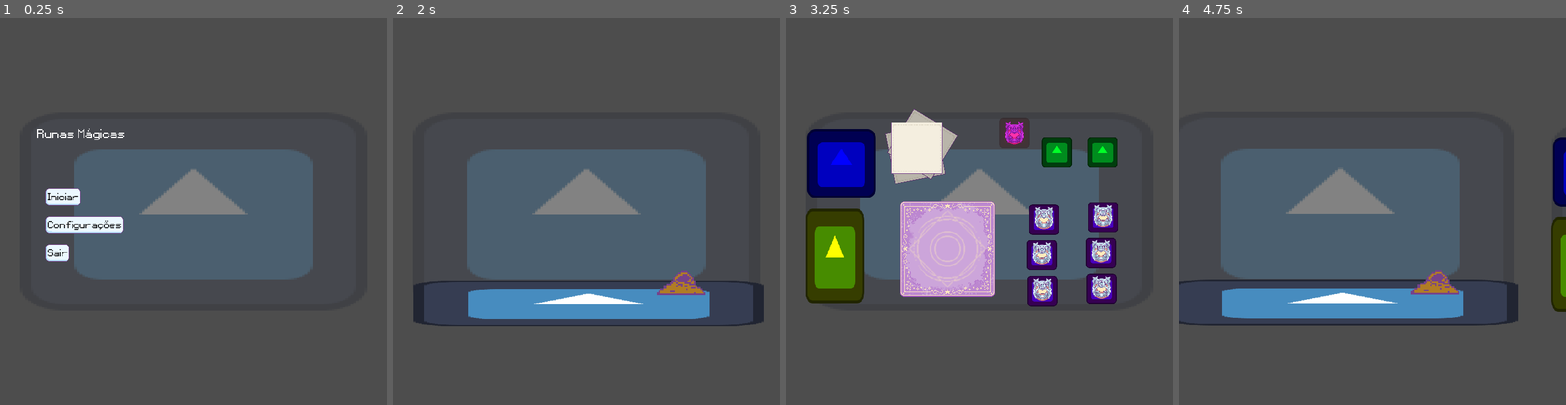
Above: before the commit, frames 1-4 (left to right).
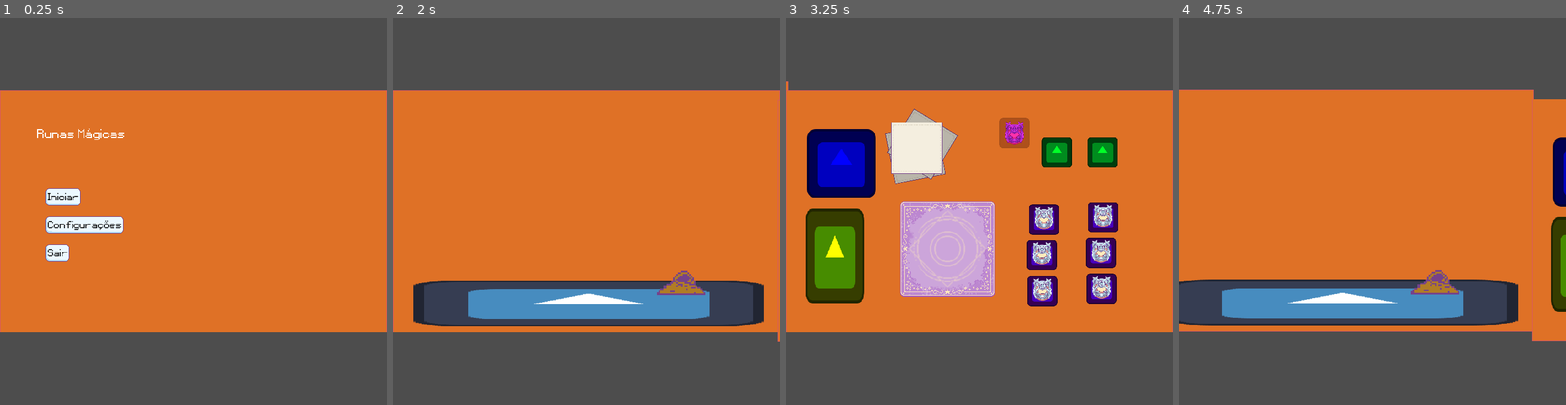
Above: after the commit, the same moments.

Repository: luankaike-code/felpo-jam-2026
Game: Godot game, scene res://scenes/screens/root_game.tscn
Same seed, same stepped clock (60 frames per second), same inputs: the game is played once before the commit and once after it. The engine's default icon, where the game draws it, is replaced by a stand-in: a white triangle on a blue panel in a dark square.
Inputs (mouse positions are in pixels of both pictures, inside the frame that each line leads up to):
- Up to frame 1 (0.25 s): no input
- Up to frame 2 (2 s): tap Enter (ui_accept) at 0.5, 0.77 s; move the mouse to (671, 192) at 0.52 s; click (671, 192) at 0.67 s; click (454, 196) at 1.27 s
- Up to frame 3 (3.25 s): drag from (902, 230) to (960, 288) at 2.02 s; tap Enter (ui_accept) at 2.75 s; move the mouse to (1018, 126) at 2.77 s; click (1018, 126) at 2.92 s
- Up to frame 4 (4.75 s): tap Enter (ui_accept) at 3.5, 4.25, 4.52 s; drag from (1229, 257) to (1449, 153) at 3.52 s; move the mouse to (1488, 269) at 4.27 s; click (1488, 269) at 4.42 s

The runs differ from the first frame. In frame 1, 61% of the frame differs, in the area x 0-100%, y 18-82%; in frame 2, 52%; in frame 3, 42%; in frame 4, 51%.

Commit message:
Fix configure screen layout

Diff:
--- a/felpojam-2026-game-code/scenes/HUD/config_field.tscn
+++ b/felpojam-2026-game-code/scenes/HUD/config_field.tscn
@@ -14,4 +14,5 @@
 [node name="Label" type="Label" parent="." unique_id=806196624]
 custom_minimum_size = Vector2(200, 0)
 layout_mode = 2
+size_flags_horizontal = 0
 label_settings = ExtResource("2_ja441")
--- a/felpojam-2026-game-code/scenes/HUD/sections/config/section_control_config.tscn
+++ b/felpojam-2026-game-code/scenes/HUD/sections/config/section_control_config.tscn
@@ -20,5 +20,6 @@
 layout_mode = 2
 label_text = "Modo de arrastes"
 
-[node name="SpriteDropMenu" parent="MarginContainer/VBoxContainer/HBoxContainer" index="2" unique_id=543618024 instance=ExtResource("4_7j1mm")]
+[node name="SpriteDropMenu" parent="MarginContainer/VBoxContainer/HBoxContainer" index="1" unique_id=543618024 instance=ExtResource("4_7j1mm")]
 layout_mode = 2
+size_flags_horizontal = 10
--- a/felpojam-2026-game-code/scenes/HUD/sections/config/section_screen_config.tscn
+++ b/felpojam-2026-game-code/scenes/HUD/sections/config/section_screen_config.tscn
@@ -16,43 +16,44 @@
 layout_mode = 2
 label_text = "Resolução da Janela"
 
-[node name="SpriteDropMenu" parent="MarginContainer/VBoxContainer/ScreenResolution" index="2" unique_id=543618024 instance=ExtResource("4_dkiqj")]
+[node name="SpriteDropMenu" parent="MarginContainer/VBoxContainer/ScreenResolution" index="1" unique_id=543618024 instance=ExtResource("4_dkiqj")]
 layout_mode = 2
+size_flags_horizontal = 10
 
 [node name="SreenMode" parent="MarginContainer/VBoxContainer" parent_id_path=PackedInt32Array(1628588) index="2" unique_id=290738729 instance=ExtResource("2_v6j37")]
 layout_mode = 2
-alignment = 1
 label_text = "Modo da Janela"
 
-[node name="SpriteDropMenu" parent="MarginContainer/VBoxContainer/SreenMode" index="2" unique_id=2102347847 instance=ExtResource("4_dkiqj")]
+[node name="SpriteDropMenu" parent="MarginContainer/VBoxContainer/SreenMode" index="1" unique_id=2102347847 instance=ExtResource("4_dkiqj")]
 layout_mode = 2
+size_flags_horizontal = 10
 
 [node name="HSeparator" type="HSeparator" parent="MarginContainer/VBoxContainer" parent_id_path=PackedInt32Array(1628588) index="3" unique_id=626641263]
 layout_mode = 2
 
 [node name="Particles" parent="MarginContainer/VBoxContainer" parent_id_path=PackedInt32Array(1628588) index="4" unique_id=1378757026 instance=ExtResource("2_v6j37")]
 layout_mode = 2
-alignment = 1
 label_text = "Particulas"
 
-[node name="SpriteCheckBox" parent="MarginContainer/VBoxContainer/Particles" index="2" unique_id=1760397641 instance=ExtResource("5_wlk1c")]
+[node name="SpriteCheckBox" parent="MarginContainer/VBoxContainer/Particles" index="1" unique_id=1760397641 instance=ExtResource("5_wlk1c")]
 layout_mode = 2
+size_flags_horizontal = 10
 
 [node name="ParticleMode" parent="MarginContainer/VBoxContainer" parent_id_path=PackedInt32Array(1628588) index="5" unique_id=154210531 instance=ExtResource("2_v6j37")]
 layout_mode = 2
-alignment = 1
 label_text = "Modo de particulas"
 
-[node name="SpriteDropMenu" parent="MarginContainer/VBoxContainer/ParticleMode" index="2" unique_id=1569557759 instance=ExtResource("4_dkiqj")]
+[node name="SpriteDropMenu" parent="MarginContainer/VBoxContainer/ParticleMode" index="1" unique_id=1569557759 instance=ExtResource("4_dkiqj")]
 layout_mode = 2
+size_flags_horizontal = 10
 
 [node name="HSeparator2" type="HSeparator" parent="MarginContainer/VBoxContainer" parent_id_path=PackedInt32Array(1628588) index="6" unique_id=513786531]
 layout_mode = 2
 
 [node name="VSync" parent="MarginContainer/VBoxContainer" parent_id_path=PackedInt32Array(1628588) index="7" unique_id=74489987 instance=ExtResource("2_v6j37")]
 layout_mode = 2
-alignment = 1
 label_text = "V-Sync"
 
-[node name="SpriteCheckBox" parent="MarginContainer/VBoxContainer/VSync" index="2" unique_id=191376901 instance=ExtResource("5_wlk1c")]
+[node name="SpriteCheckBox" parent="MarginContainer/VBoxContainer/VSync" index="1" unique_id=191376901 instance=ExtResource("5_wlk1c")]
 layout_mode = 2
+size_flags_horizontal = 10
--- a/felpojam-2026-game-code/scenes/HUD/sections/config/section_sound_config.tscn
+++ b/felpojam-2026-game-code/scenes/HUD/sections/config/section_sound_config.tscn
@@ -18,9 +18,10 @@
 layout_mode = 2
 label_text = "Ambiente"
 
-[node name="Control" type="Control" parent="MarginContainer/VBoxContainer/VBoxContainer/HBoxContainer" index="2" unique_id=1063266665]
+[node name="Control" type="Control" parent="MarginContainer/VBoxContainer/VBoxContainer/HBoxContainer" index="1" unique_id=1063266665]
 custom_minimum_size = Vector2(240, 0)
 layout_mode = 2
+size_flags_horizontal = 10
 
 [node name="Ambient2" parent="MarginContainer/VBoxContainer/VBoxContainer/HBoxContainer/Control" index="0" unique_id=971108514 instance=ExtResource("4_fi112")]
 custom_minimum_size = Vector2(200, 16)
@@ -41,9 +42,10 @@
 layout_mode = 2
 label_text = "Efeitos Sonoros"
 
-[node name="Control" type="Control" parent="MarginContainer/VBoxContainer/VBoxContainer/HBoxContainer2" index="2" unique_id=118498276]
+[node name="Control" type="Control" parent="MarginContainer/VBoxContainer/VBoxContainer/HBoxContainer2" index="1" unique_id=118498276]
 custom_minimum_size = Vector2(240, 0)
 layout_mode = 2
+size_flags_horizontal = 10
 
 [node name="SoundEffects2" parent="MarginContainer/VBoxContainer/VBoxContainer/HBoxContainer2/Control" index="0" unique_id=582038145 instance=ExtResource("4_fi112")]
 custom_minimum_size = Vector2(200, 16)
@@ -64,9 +66,10 @@
 layout_mode = 2
 label_text = "Musica"
 
-[node name="Control" type="Control" parent="MarginContainer/VBoxContainer/VBoxContainer/HBoxContainer3" index="2" unique_id=1790496881]
+[node name="Control" type="Control" parent="MarginContainer/VBoxContainer/VBoxContainer/HBoxContainer3" index="1" unique_id=1790496881]
 custom_minimum_size = Vector2(240, 0)
 layout_mode = 2
+size_flags_horizontal = 10
 
 [node name="Music2" parent="MarginContainer/VBoxContainer/VBoxContainer/HBoxContainer3/Control" index="0" unique_id=2061618001 instance=ExtResource("4_fi112")]
 custom_minimum_size = Vector2(200, 16)
--- a/felpojam-2026-game-code/scenes/HUD/sections/section.tscn
+++ b/felpojam-2026-game-code/scenes/HUD/sections/section.tscn
@@ -17,6 +17,7 @@
 anchor_bottom = 1.0
 grow_horizontal = 2
 grow_vertical = 2
+size_flags_horizontal = 3
 
 [node name="Label" type="Label" parent="." unique_id=130990419]
 layout_mode = 2
--- a/felpojam-2026-game-code/scenes/entitys/character_sprite/warlord.tscn
+++ b/felpojam-2026-game-code/scenes/entitys/character_sprite/warlord.tscn
@@ -12,6 +12,7 @@
 
 [node name="Sprite2D2" type="Sprite2D" parent="Sprite2D" index="0" unique_id=408942623]
 z_index = 1
+position = Vector2(-5, 46)
 texture = ExtResource("3_qqc5o")
 
 [node name="BubblePos" parent="." index="1" unique_id=2144655565]
--- a/felpojam-2026-game-code/scenes/locals/local.tscn
+++ b/felpojam-2026-game-code/scenes/locals/local.tscn
@@ -1,14 +1,12 @@
 [gd_scene format=3 uid="uid://d05in2yrkn5mk"]
 
-[ext_resource type="Texture2D" uid="uid://n85kss5ltq1u" path="res://icon.svg" id="1_bl8qx"]
 [ext_resource type="Script" uid="uid://86ht7a2uk683" path="res://scripts/local.gd" id="1_tbocu"]
+[ext_resource type="Texture2D" uid="uid://d4a7d3bn184ph" path="res://assets/images/bg_teste.png" id="2_tbocu"]
 
 [node name="Local" type="Node2D" unique_id=1423880516]
 script = ExtResource("1_tbocu")
 metadata/_custom_type_script = "uid://86ht7a2uk683"
 
 [node name="Icon" type="Sprite2D" parent="." unique_id=1443372050]
-modulate = Color(1, 1, 1, 0.29803923)
 z_index = -4000
-scale = Vector2(5.045841, 2.8755436)
-texture = ExtResource("1_bl8qx")
+texture = ExtResource("2_tbocu")
--- a/felpojam-2026-game-code/scenes/screens/configurations.tscn
+++ b/felpojam-2026-game-code/scenes/screens/configurations.tscn
@@ -54,9 +54,12 @@
 
 [node name="SectionScreenConfig" parent="Control/MarginContainer/ScrollContainer/MarginContainer/VBoxContainer" unique_id=1213679984 instance=ExtResource("2_lpiss")]
 layout_mode = 2
+size_flags_horizontal = 1
 
 [node name="SectionSoundConfig" parent="Control/MarginContainer/ScrollContainer/MarginContainer/VBoxContainer" unique_id=416386563 instance=ExtResource("3_qw20t")]
 layout_mode = 2
+size_flags_horizontal = 1
 
 [node name="SectionControlConfig" parent="Control/MarginContainer/ScrollContainer/MarginContainer/VBoxContainer" unique_id=15938412 instance=ExtResource("4_c21w6")]
 layout_mode = 2
+size_flags_horizontal = 1
Binary file added: felpojam-2026-game-code/assets/images/bg_teste.png
Not shown, added: felpojam-2026-game-code/assets/images/bg_teste.png.import
Binary file changed: felpojam-2026-game-code/assets/images/characters/warlord arm.png
Binary file changed: felpojam-2026-game-code/assets/images/characters/warlord body.png
